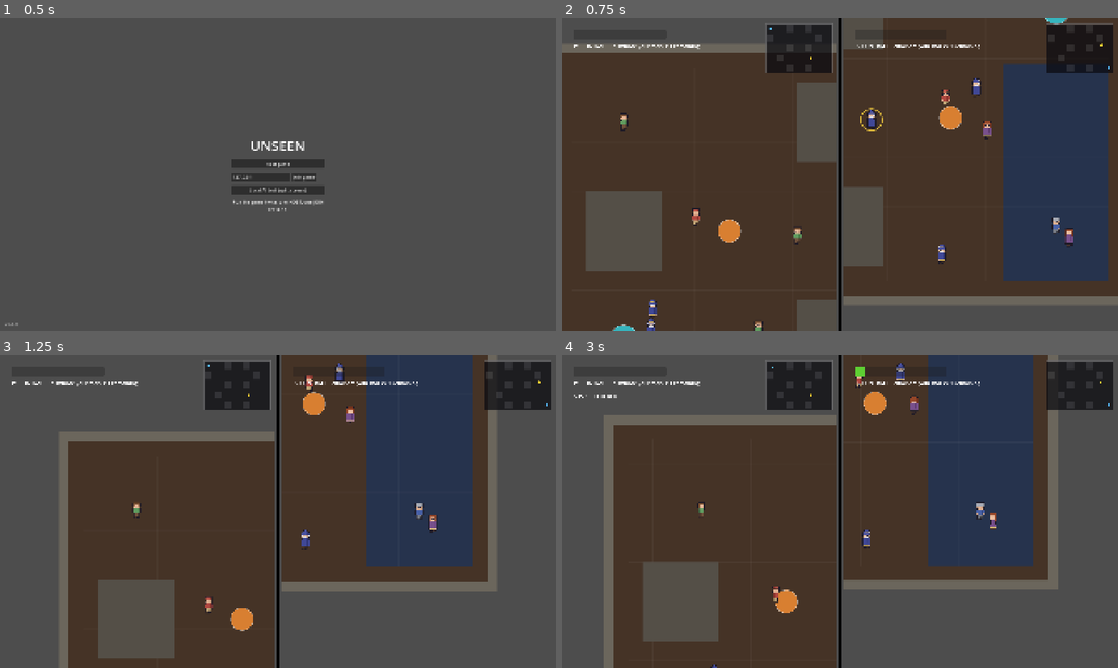
Above: before the commit, frames 1-4 (two rows, left to right).
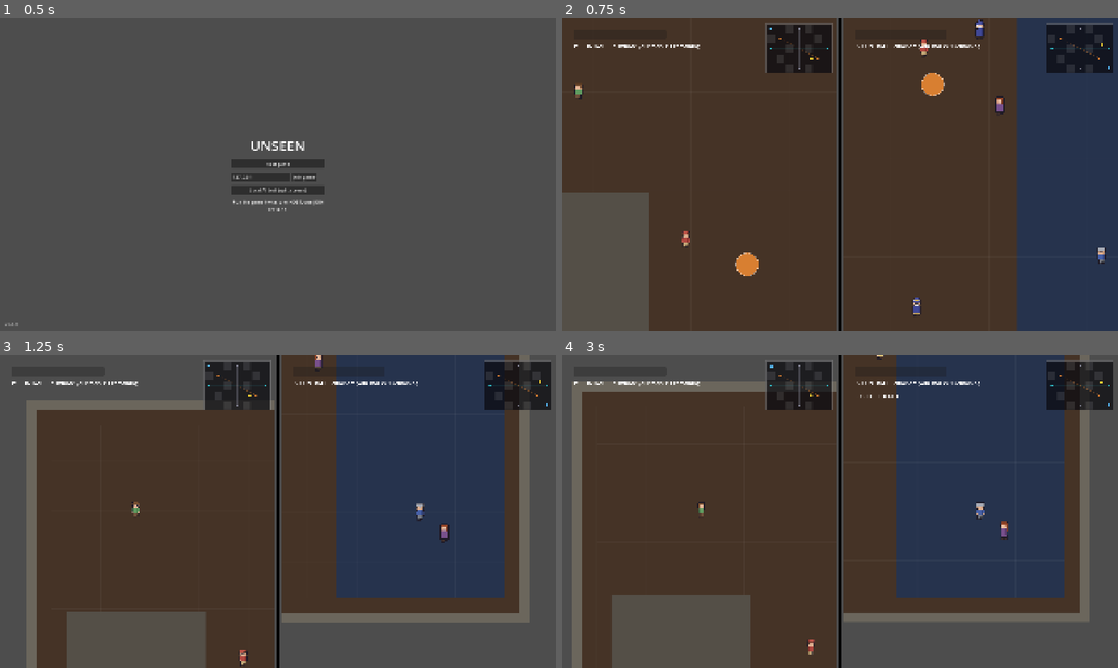
Above: after the commit, the same moments.

Repository: Isidore94/Unseen
Game: Godot game, scene res://scenes/main_menu.tscn
The game is run twice, just before and just after one commit, with the same random seed, the same clock (stepped at 60 frames per second) and the same inputs.
Inputs:
- Up to frame 1 (0.5 s): no input
- Up to frame 2 (0.75 s): click "Local AI test (split screen)" at 0.5 s
- Up to frame 3 (1.25 s): no input
- Up to frame 4 (3 s): tap Enter at 1.25 s; hold D (move_right) 1.28-2.03 s; tap Space (action_primary) at 1.35, 2.85 s; hold S (move_down) 2.03-2.78 s; tap Shift (run) at 2.1 s; hold D (move_right) from 2.78 s (still down)

Frame 1 is identical in both runs. In frame 2, 27% of the frame differs, in the area x 0-100%, y 0-100%; in frame 3, 33%; in frame 4, 34%, in the area x 1-99%, y 0-100%.

Commit message:
Phase 6.1f: 3x crowd, bigger map, mini-map teleporters
- npc_count 30 -> 90.
- test_map_01 play area enlarged (2400x1750 half-extents, ~2.5x area) so the bigger
  crowd disperses; nav/walls/spawns/portals all scale from these numbers.
- Mini-map draws teleporters/passages colour-coded: each portal pair shares a colour
  with a thin line linking its two ends, via new TestMap01.get_portal_links().

Co-Authored-By: Claude Opus 4.8 <noreply@anthropic.com>

Diff:
--- a/scripts/mini_map.gd
+++ b/scripts/mini_map.gd
@@ -95,6 +95,17 @@
 			var bottom_right := _world_to_map(rect.end)
 			draw_rect(Rect2(top_left, bottom_right - top_left), Color(1, 1, 1, 0.10), true)
 
+	# Teleporters / passages — colour-coded. Each pair shares a colour, and a thin line
+	# links its two ends, so you can read at a glance where each one comes out.
+	if _map.has_method("get_portal_links"):
+		for link in _map.get_portal_links():
+			var end_a := _world_to_map(link["a"])
+			var end_b := _world_to_map(link["b"])
+			var link_color: Color = link["color"]
+			draw_line(end_a, end_b, Color(link_color.r, link_color.g, link_color.b, 0.35), 1.5)
+			draw_circle(end_a, 3.5, link_color)
+			draw_circle(end_b, 3.5, link_color)
+
 	# You.
 	if _player != null and is_instance_valid(_player):
 		draw_circle(_world_to_map(_player.global_position), 4.5, self_color)
--- a/scripts/online_match.gd
+++ b/scripts/online_match.gd
@@ -23,7 +23,7 @@
 const NUM_SHEETS := 5
 
 ## Size of the AI crowd the host simulates (the people you hide among).
-@export var npc_count: int = 30
+@export var npc_count: int = 90
 
 var _map: Node = null
 var _players_parent: Node2D = null
--- a/scripts/test_map_01.gd
+++ b/scripts/test_map_01.gd
@@ -27,8 +27,10 @@
 ]
 
 # ===== size / tuning =====
-@export var play_half_width: float = 1500.0
-@export var play_half_height: float = 1100.0
+## Half-extents of the playable area. Enlarged so a bigger crowd spreads out instead
+## of clumping (the nav, walls, spawns and portals all scale from these two numbers).
+@export var play_half_width: float = 2400.0
+@export var play_half_height: float = 1750.0
 @export var wall_thickness: float = 40.0
 ## Gap kept between the walkable navigation floor and solid walls/buildings, so
 ## actors never clip corners. MUST exceed an actor half-width (~36) with margin to
@@ -54,6 +56,9 @@
 var _mark_locations: Array[Vector2] = []
 var _teleport_pads: Array[Vector2] = []
 var _density_zones: Array[Rect2] = []
+## Each portal pair: {"a": Vector2, "b": Vector2, "color": Color}. The mini-map reads
+## this to show where each teleporter goes (matching colour = the two linked ends).
+var _portal_links: Array = []
 
 
 func _ready() -> void:
@@ -74,6 +79,10 @@
 
 func get_teleport_pads() -> Array[Vector2]:
 	return _teleport_pads
+
+# Portal pairs (positions + colour) — used by the mini-map to show the teleporters.
+func get_portal_links() -> Array:
+	return _portal_links
 
 # Building rectangles (in world coords) — used by the mini-map to sketch the layout.
 func get_building_rects() -> Array:
@@ -226,6 +235,8 @@
 	var portal_b := _make_portal(b, color, cost, radius)
 	portal_a.link = portal_b
 	portal_b.link = portal_a
+	# Remember the pair so the mini-map can draw it (matching colour links the two ends).
+	_portal_links.append({"a": a, "b": b, "color": color})
 
 
 func _make_portal(pos: Vector2, color: Color, cost: float, radius: float) -> Portal:
Not shown, changed: CHANGELOG.md
